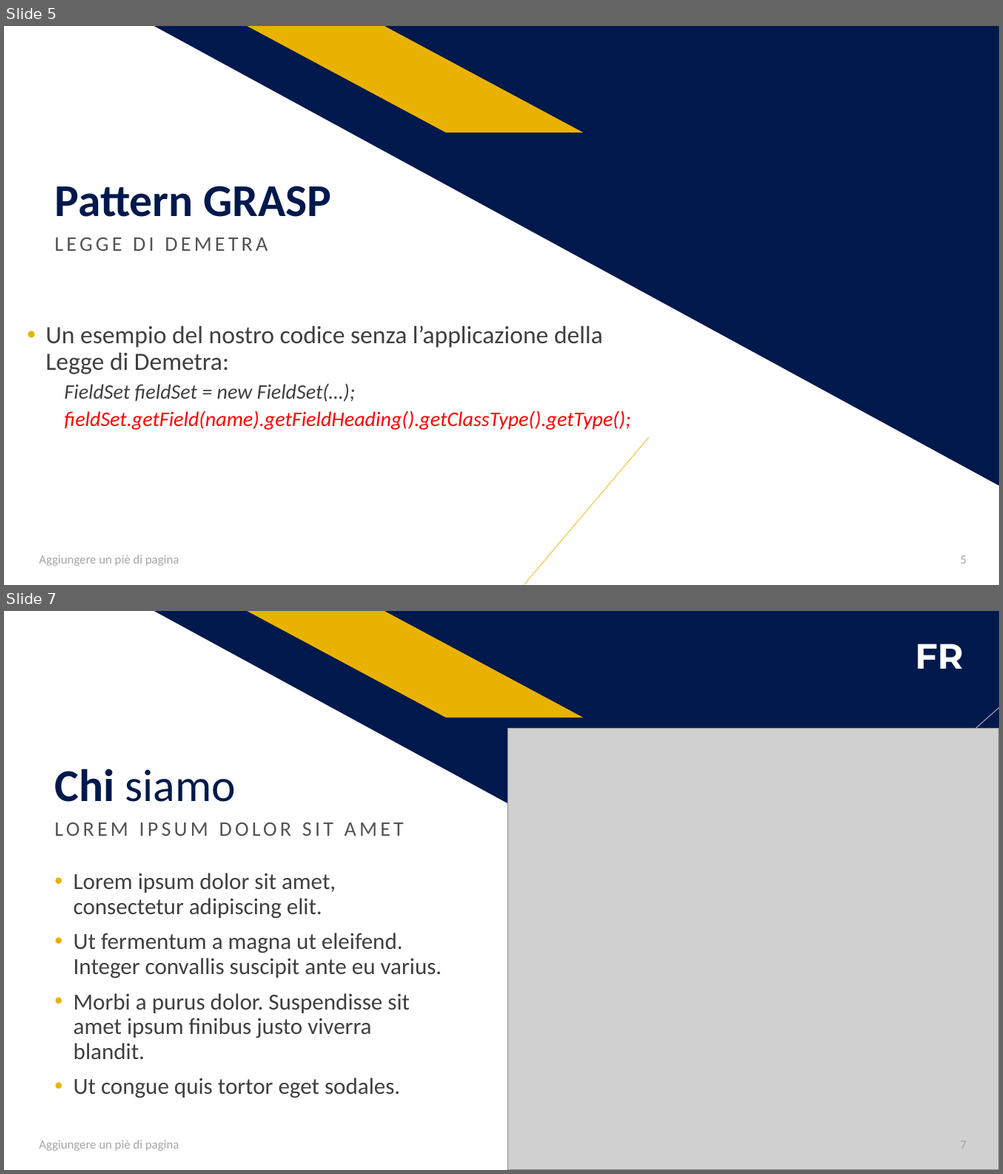
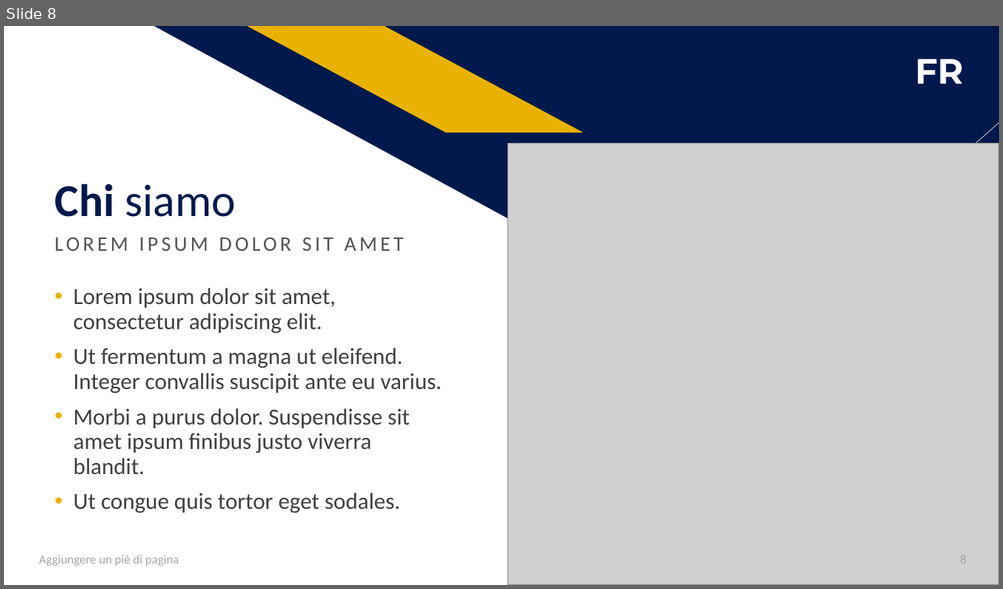
Before and after one commit to salvalai-matteo/EventBookDocumentation, a slide deck: Progetto Ingegneria SW.pptx. Shown one above the other, each under a label of ours: slides 5 and 7 before the commit, slide 8 after it; the slides between them are not shown. The pictures are 1003x1174 and 1003x589 pixels, drawn with LibreOffice and Linux fonts; fonts in the diff are those of the drawing; grey boxes stand for pictures. Boxes give left, top, right and bottom in pixels: in the first picture for what was removed or moved away, otherwise in the second. Text is boxed around its words. In the diff, an @@ line names an element or a change of style, - is before the commit and + after.

```diff
--- a/Progetto Ingegneria SW.pptx
+++ b/Progetto Ingegneria SW.pptx
@@ slide 5 removed at (4,26,999,585), background #FFFFFF; not listed: 2 template elements that a slide beside it also shows @@
@@ title removed at (55,186,332,217) @@
-Pattern GRASP
@@ text removed at (54,238,267,251) @@
-LEGGE DI DEMETRA
@@ text removed at (45,326,630,430) @@
-• Un esempio del nostro codice senza l’applicazione della Legge di Demetra:
-  FieldSet fieldSet = new FieldSet(…);
-  fieldSet.getField(name).getFieldHeading().getClassType().getType();
@@ line removed from (524, 585) to (649, 438) @@
@@ text removed at (39,555,179,566) @@
-Aggiungere un piè di pagina
@@ page number removed at (960,556,966,564) @@
-5
@@ what was slide 7 is now slide 8 @@
@@ page number at (960,556,966,564): text changed @@
-7
+8
```
Also in this commit, not shown: 5 slides changed, 2 slides added.
